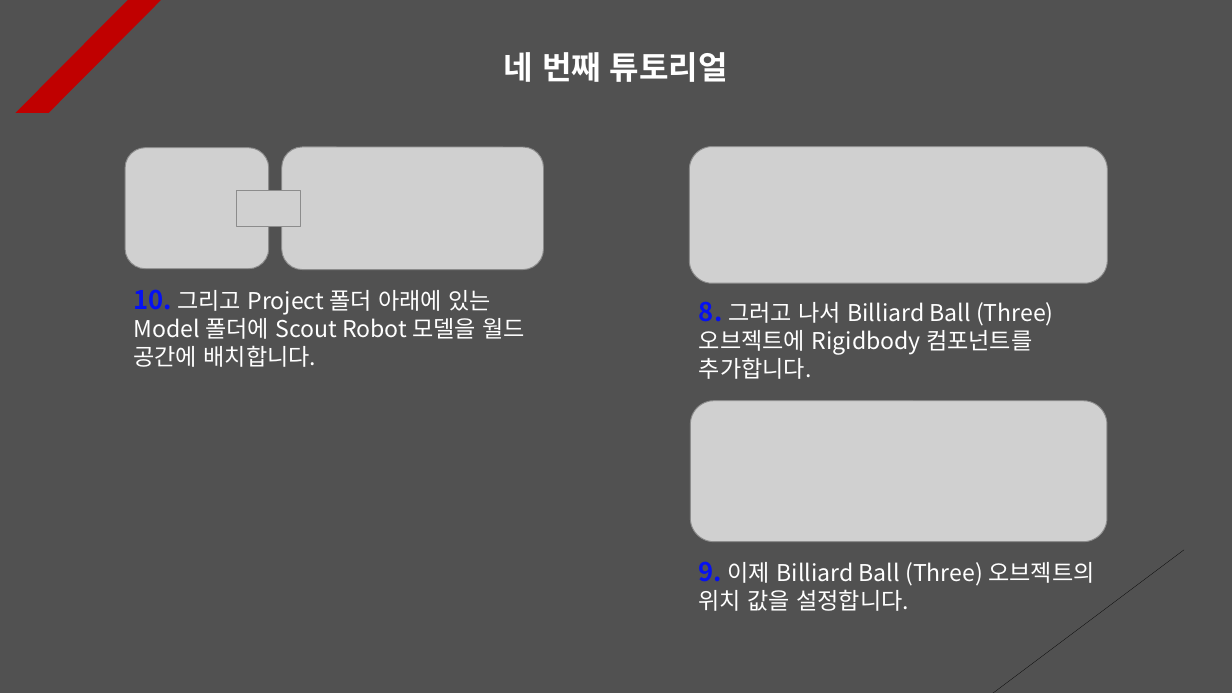
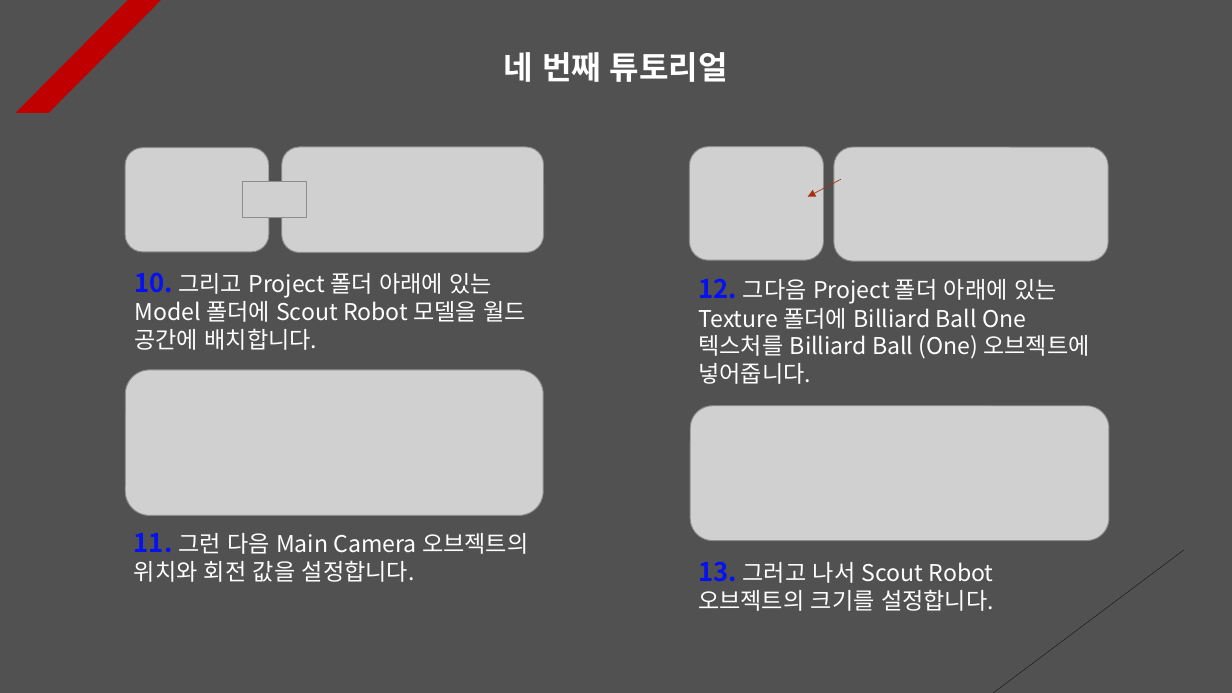
Before and after one commit to Unity2033/3D-UnityEngine, a slide deck: slide 4 of Assets/Physics/PPT Data/Physics Example.pptx. Drawn at 1232x693 pixels with LibreOffice and Linux fonts; fonts in the diff are those of the drawing; grey boxes stand for pictures. Boxes give left, top, right and bottom in pixels: in the first picture for what was removed or moved away, otherwise in the second. Text is boxed around its words. In the diff, an @@ line names an element or a change of style, - is before the commit and + after.

```diff
--- a/Assets/Physics/PPT Data/Physics Example.pptx
+++ b/Assets/Physics/PPT Data/Physics Example.pptx
@@ picture resized from (x1=125, y1=148, x2=268, y2=269) to (x1=125, y1=148, x2=268, y2=252) @@
@@ picture resized from (x1=282, y1=147, x2=543, y2=270) to (x1=282, y1=147, x2=543, y2=252) @@
@@ picture added at (x1=689, y1=147, x2=823, y2=261) @@
@@ picture resized from (x1=689, y1=147, x2=1107, y2=284) to (x1=834, y1=147, x2=1108, y2=261) @@
@@ arrow added from (841, 179) to (808, 197), #A5300F 0.5 pt dashed @@
@@ picture moved from (x1=237, y1=190, x2=300, y2=226) to (x1=243, y1=182, x2=307, y2=218) @@
@@ text "10. 그리고 Project 폴더 아래에 ..." moved from (x1=133, y1=289, x2=526, y2=367) to (x1=134, y1=272, x2=526, y2=350) @@
@@ text at (x1=698, y1=278, x2=1089, y2=384): text changed @@
-8. 그러고 나서 Billiard Ball (Three) 오브젝트에 Rigidbody 컴포넌트를 추가합니다.
+12. 그다음 Project 폴더 아래에 있는 Texture 폴더에 Billiard Ball One 텍스처를 Billiard Ball (One) 오브젝트에 넣어줍니다.
@@ picture added at (x1=126, y1=370, x2=543, y2=515) @@
@@ picture resized from (x1=690, y1=401, x2=1107, y2=542) to (x1=690, y1=406, x2=1109, y2=541) @@
@@ text added at (x1=134, y1=533, x2=528, y2=582), 18 pt, text #FFFFFF @@
+11. 그런 다음 Main Camera 오브젝트의 위치와 회전 값을 설정합니다.
@@ text at (x1=698, y1=561, x2=994, y2=611): text changed @@
-9. 이제 Billiard Ball (Three) 오브젝트의 위치 값을 설정합니다.
+13. 그러고 나서 Scout Robot 오브젝트의 크기를 설정합니다.
```
Also in this commit, not shown: 1 other slide changed, 42 other files.
